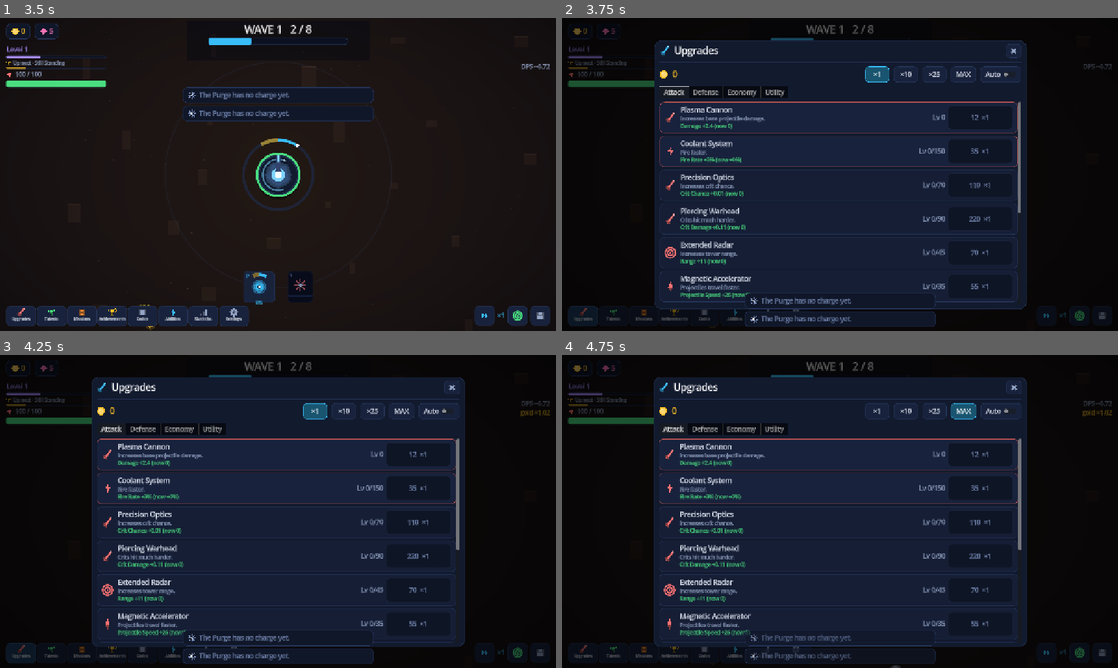
Above: before the commit, frames 1-4 (two rows, left to right).
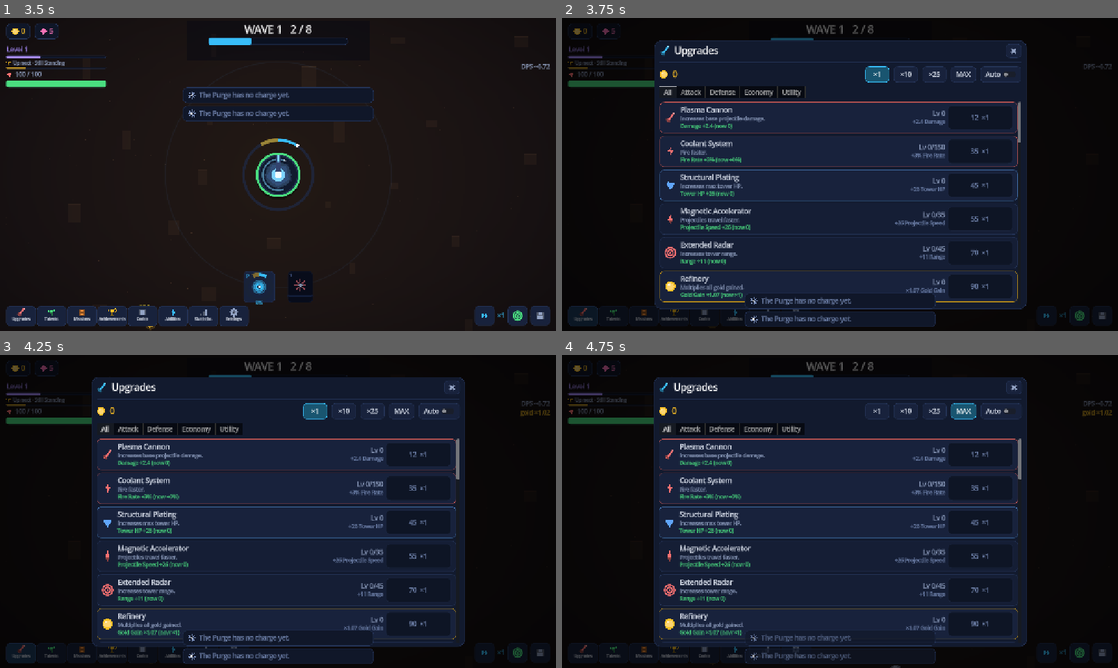
Above: after the commit, the same moments.

Repository: joabcostamd/joabcostamd
Game: Godot game, scene res://scenes/main.tscn
The game is run twice, just before and just after one commit, with the same random seed, the same clock (stepped at 60 frames per second) and the same inputs.
Inputs (mouse positions are in pixels of both pictures, inside the frame that each line leads up to):
- Up to frame 1 (3.5 s): click (539, 315) at 0.5 s; click "START" at 1.25 s; click (261, 287) at 2 s; click "1" at 2.75 s
- Up to frame 2 (3.75 s): click (584, 315) at 3.52 s
- Up to frame 3 (4.25 s): no input
- Up to frame 4 (4.75 s): click "MAX" at 4.25 s

Frame 1 is identical in both runs. In frame 2, 3.4% of the frame differs, in the area x 17-83%, y 21-91%; in frame 3, 3.4%; in frame 4, 3.4%.

Commit message:
feat: o painel de Melhorias para de esconder o que da para comprar
Quatro defeitos do painel mais aberto do jogo, todos no mesmo lugar.

Nao havia aba "Tudo". Para descobrir o que cabia no bolso era preciso passar por
sete abas, uma de cada vez — e como o ouro sobe o tempo todo, a resposta mudava
enquanto se procurava. Agora "Tudo" e a primeira aba e sai ordenada pelo custo
do proximo nivel: o que da para comprar fica em cima. A ordem e calculada na
montagem e nao se mexe com o painel aberto, porque linha que pula de lugar
sozinha enquanto o dedo desce a lista e pior do que uma ordem um pouco velha.

O painel esquecia a aba a cada abertura. Quem estava comprando Defesa reabria em
Ataque e procurava de novo, toda vez. Agora a escolha sobrevive — guardando o ID
da categoria, nao o indice, porque a lista de abas cresce com os desbloqueios.

Os lotes ×10 e ×25 TRAVAVAM em vez de degradar: com ouro para tres niveis o
botao ficava desligado e so voltando em ×1 dava para comprar. O modo de compra
em lote punia quem o escolhia. Agora o lote e um TETO — compra o que couber, ate
ele — e nunca cai abaixo de um.

E o botao dizia o preco e nunca o ganho. Comprar as cegas e o contrario de um
jogo de decisao: ao lado do custo agora fica o que aquele lote entrega, com o
numero exato ("+26 Vida da Torre", "×1,07 Ganho de Ouro").

A conta do lote virou funcao estatica (`quantidade_do_lote`) para o portao
perguntar direto: 20 assercoes novas, 493 no total.

Co-Authored-By: Claude Opus 5 <noreply@anthropic.com>
Claude-Session: https://claude.ai/code/session_01KjywRohvpoYfEskZwwMkww

Diff:
--- a/torre-eterna/data/i18n/panel_upgrades.json
+++ b/torre-eterna/data/i18n/panel_upgrades.json
@@ -1,46 +1,62 @@
 {
-  "upg_auto": {
-    "pt": "Auto",
-    "en": "Auto"
-  },
-  "upg_auto_dica": {
-    "pt": "Compra automática (desbloqueada na árvore de Fragmentos)",
-    "en": "Auto-buy (unlocked in the Shard tree)"
-  },
-  "upg_auto_bloqueado": {
-    "pt": "Compre 'Servo Automático' na árvore de Fragmentos",
-    "en": "Buy 'Auto Servitor' in the Shard tree"
-  },
-  "upg_max_curto": {
-    "pt": "MÁX",
-    "en": "MAX"
-  },
-  "upg_nv": {
-    "pt": "Nv {n}",
-    "en": "Lv {n}"
-  },
-  "upg_desbloqueia_onda": {
-    "pt": "Desbloqueia na onda {n}",
-    "en": "Unlocks at wave {n}"
-  },
-  "upg_desbloqueia_upg": {
-    "pt": "Desbloqueia com {u}",
-    "en": "Unlocks with {u}"
-  },
-  "upg_efeito_flat": {
-    "pt": "{s} +{v} (agora {t})",
-    "en": "{s} +{v} (now {t})"
-  },
-  "upg_efeito_pct": {
-    "pt": "{s} +{v} (agora +{t})",
-    "en": "{s} +{v} (now +{t})"
-  },
-  "upg_efeito_mult": {
-    "pt": "{s} ×{v} (agora ×{t})",
-    "en": "{s} ×{v} (now ×{t})"
-  },
-  "upg_desbloqueia_upg_nv": {
-    "pt": "Desbloqueia com {u} no nível {n}",
-    "en": "Unlocks with {u} at level {n}"
-  }
+ "upg_auto": {
+  "pt": "Auto",
+  "en": "Auto"
+ },
+ "upg_auto_dica": {
+  "pt": "Compra automática (desbloqueada na árvore de Fragmentos)",
+  "en": "Auto-buy (unlocked in the Shard tree)"
+ },
+ "upg_auto_bloqueado": {
+  "pt": "Compre 'Servo Automático' na árvore de Fragmentos",
+  "en": "Buy 'Auto Servitor' in the Shard tree"
+ },
+ "upg_max_curto": {
+  "pt": "MÁX",
+  "en": "MAX"
+ },
+ "upg_nv": {
+  "pt": "Nv {n}",
+  "en": "Lv {n}"
+ },
+ "upg_desbloqueia_onda": {
+  "pt": "Desbloqueia na onda {n}",
+  "en": "Unlocks at wave {n}"
+ },
+ "upg_desbloqueia_upg": {
+  "pt": "Desbloqueia com {u}",
+  "en": "Unlocks with {u}"
+ },
+ "upg_efeito_flat": {
+  "pt": "{s} +{v} (agora {t})",
+  "en": "{s} +{v} (now {t})"
+ },
+ "upg_efeito_pct": {
+  "pt": "{s} +{v} (agora +{t})",
+  "en": "{s} +{v} (now +{t})"
+ },
+ "upg_efeito_mult": {
+  "pt": "{s} ×{v} (agora ×{t})",
+  "en": "{s} ×{v} (now ×{t})"
+ },
+ "upg_desbloqueia_upg_nv": {
+  "pt": "Desbloqueia com {u} no nível {n}",
+  "en": "Unlocks with {u} at level {n}"
+ },
+ "upg_aba_tudo": {
+  "pt": "Tudo",
+  "en": "All"
+ },
+ "upg_ganho_flat": {
+  "pt": "+{v} {s}",
+  "en": "+{v} {s}"
+ },
+ "upg_ganho_pct": {
+  "pt": "+{v} {s}",
+  "en": "+{v} {s}"
+ },
+ "upg_ganho_mult": {
+  "pt": "×{v} {s}",
+  "en": "×{v} {s}"
+ }
 }
--- a/torre-eterna/scripts/ui/panel_upgrades.gd
+++ b/torre-eterna/scripts/ui/panel_upgrades.gd
@@ -8,6 +8,13 @@
 var rolagem: ScrollContainer
 var lote := 1                  # 1 · 10 · 25 · -1 (máx)
 var cat_atual := 0
+## A aba escolhida sobrevive ao fechar do painel. `montar()` roda inteiro a cada
+## abertura, entao o painel voltava sempre para a primeira categoria: quem estava
+## comprando Defesa reabria em Ataque e tinha que procurar de novo, toda vez.
+## Guardamos o ID, nao o indice: a lista de categorias cresce com os desbloqueios
+## e um indice guardado apontaria para outra aba depois.
+static var ultima_aba_id := ""
+const ABA_TUDO := "__tudo"
 var linhas := {}
 var lbl_ouro: Label
 var botoes_lote := []
@@ -55,14 +62,27 @@
 	abas = TabBar.new()
 	abas.clip_tabs = false
 	cats = []
+	# A ABA "TUDO" VEM PRIMEIRO. Sem ela, descobrir o que da para comprar agora
+	# custava passar por sete abas, uma de cada vez, sempre que o ouro subia — e
+	# o ouro sobe o tempo todo. Aqui a lista sai ordenada pelo custo do proximo
+	# nivel, entao o que cabe no bolso fica em cima.
+	cats.append({"id": ABA_TUDO, "nome": Txt.t("upg_aba_tudo"), "nomeEn": Txt.t("upg_aba_tudo")})
+	abas.add_tab(Txt.t("upg_aba_tudo"))
 	for cat in Dados.categorias_upgrade:
 		var req = cat.get("requer", null)
 		if req is Dictionary and int(jogo.s["onda_maxima_global"]) < int(req.get("onda", 0)):
 			continue
 		cats.append(cat)
 		abas.add_tab(txt(cat, "nome"))
+	cat_atual = 0
+	for i in cats.size():
+		if str(cats[i].get("id", "")) == ultima_aba_id:
+			cat_atual = i
+			break
+	abas.current_tab = cat_atual
 	abas.tab_changed.connect(func(i):
 		cat_atual = i
+		ultima_aba_id = str(cats[clampi(i, 0, cats.size() - 1)].get("id", ""))
 		_reconstruir())
 	c.add_child(abas)
 
@@ -86,13 +106,34 @@
 	if cats.is_empty():
 		return
 	var cat_id := str(cats[clampi(cat_atual, 0, cats.size() - 1)].get("id", ""))
+	var pedido: Array = []
 	for def in Dados.upgrades:
-		if str(def.get("cat", "")) != cat_id:
-			continue
+		if cat_id != ABA_TUDO and str(def.get("cat", "")) != cat_id:
+			continue
+		pedido.append(def)
+	if cat_id == ABA_TUDO:
+		# Ordena pelo custo do PROXIMO nivel, do mais barato para o mais caro. A
+		# ordem e calculada na montagem e nao se mexe enquanto o painel esta
+		# aberto: linha que pula de lugar sozinha enquanto o dedo desce a lista e
+		# pior do que uma ordem um pouco velha.
+		pedido.sort_custom(func(a, b): return _peso_na_lista(a) < _peso_na_lista(b))
+	for def in pedido:
 		if not jogo.upgrade_disponivel(def):
 			_linha_bloqueada(def)
 			continue
 		_linha_upgrade(def)
+
+## Chave de ordenacao da aba "Tudo": no maximo e bloqueado afundam, o resto sobe
+## pelo custo. O custo e log10, entao somar 1e6 joga para o fim sem risco.
+func _peso_na_lista(def: Dictionary) -> float:
+	var id := str(def.get("id", ""))
+	if not jogo.upgrade_disponivel(def):
+		return 2.0e6
+	var nivel := int(jogo.s["upgrades"].get(id, 0))
+	var maxn: int = jogo.teto_upgrade(def)
+	if maxn >= 0 and nivel >= maxn:
+		return 1.0e6
+	return jogo.custo_upgrade(def, nivel)
 
 func _linha_bloqueada(def: Dictionary) -> void:
 	var l := linha("cadeado", UI.TEXTO3)
@@ -131,8 +172,18 @@
 	var efeito := UI.rotulo("", 12, UI.VERDE)
 	l["textos"].add_child(efeito)
 
+	var col := UI.vbox(1)
+	col.alignment = BoxContainer.ALIGNMENT_CENTER
 	var nivel := UI.rotulo("", 15, UI.TEXTO2)
-	l["direita"].add_child(nivel)
+	nivel.horizontal_alignment = HORIZONTAL_ALIGNMENT_RIGHT
+	col.add_child(nivel)
+	# O BOTAO DIZIA O PRECO E NUNCA O QUE VOCE LEVA. Comprar as cegas e o
+	# contrario de um jogo de decisao: aqui fica, ao lado do custo, o ganho
+	# exato do lote selecionado.
+	var ganho := UI.rotulo("", 12, UI.VERDE)
+	ganho.horizontal_alignment = HORIZONTAL_ALIGNMENT_RIGHT
+	col.add_child(ganho)
+	l["direita"].add_child(col)
 	var b := UI.botao("", func(): _comprar(id))
 	b.custom_minimum_size = Vector2(150, 46)
 	l["direita"].add_child(b)
@@ -141,7 +192,8 @@
 		l["caixa"].add_theme_stylebox_override("panel", UI.caixa(UI.PAINEL2, 10, 1, cor.darkened(0.3)))
 
 	lista.add_child(l["caixa"])
-	linhas[id] = {"def": def, "botao": b, "nivel": nivel, "efeito": efeito, "caixa": l["caixa"]}
+	linhas[id] = {"def": def, "botao": b, "nivel": nivel, "efeito": efeito, "ganho": ganho,
+		"caixa": l["caixa"]}
 
 func _icone_de(def: Dictionary) -> String:
 	match str(def.get("id", "")):
@@ -193,16 +245,48 @@
 			b.text = Txt.t("maximo")
 			b.disabled = true
 			continue
-		var n: int = 1
-		if lote < 0:
-			n = maxi(1, int(jogo.max_upgrade(def, nivel)))
-		else:
-			n = lote if maxn < 0 else mini(lote, maxn - nivel)
+		# O LOTE DEGRADA, NAO TRAVA. Com "×25" escolhido e ouro para tres, o
+		# botao ficava desligado e o jogador tinha que voltar em "×1" para
+		# comprar — o modo de compra em lote punia quem o escolhia. Agora o lote
+		# e um TETO: compra o que couber, ate ele.
+		var cabe: int = maxi(1, int(jogo.max_upgrade(def, nivel)))
+		var n := quantidade_do_lote(lote, nivel, maxn, cabe)
 		var custo := Big.geo_sum(float(def.get("base", 1)), float(def.get("cresc", 1.1)), nivel, n)
 		var pode := Big.gte(jogo.s["moedas"]["ouro"], custo)
 		b.disabled = not pode
 		b.text = "%s  ×%d" % [Fmt.big(custo), n]
 		b.add_theme_color_override("font_color", UI.TEXTO if pode else UI.TEXTO3)
+		r["ganho"].text = _texto_ganho(def, nivel, n)
+		r["ganho"].add_theme_color_override("font_color", UI.VERDE if pode else UI.TEXTO3)
+
+## Quantos niveis este clique compra. Estatica para o portao poder perguntar
+## direto, sem montar painel: e ela que garante que o lote DEGRADA em vez de
+## travar.
+static func quantidade_do_lote(lote_v: int, nivel: int, maxn: int, cabe: int) -> int:
+	if lote_v < 0:
+		return maxi(1, cabe)
+	var n := lote_v if maxn < 0 else mini(lote_v, maxn - nivel)
+	return maxi(1, mini(n, cabe))
+
+## O que ESTA compra entrega — o delta de `n` niveis a partir do nivel atual.
+func _texto_ganho(def: Dictionary, nivel: int, n: int) -> String:
+	var partes: Array = []
+	for item in def.get("efeito", []):
+		var ef: Dictionary = item
+		if not ef.has("stat"):
+			continue
+		var sd: Dictionary = Dados.stat_defs.get(str(ef["stat"]), {})
+		var nome := txt(sd, "nome")
+		var v := float(ef.get("valor", 0.0))
+		match str(ef.get("tipo", "flat")):
+			"flat":
+				partes.append(Txt.f("upg_ganho_flat", {"v": Fmt.num(v * float(n), 2), "s": nome}))
+			"pct":
+				partes.append(Txt.f("upg_ganho_pct", {"v": Fmt.pct(v * float(n)), "s": nome}))
+			"mult":
+				partes.append(Txt.f("upg_ganho_mult", {
+					"v": Fmt.big(Big.pow_n(Big.from(v), float(n))), "s": nome}))
+	return "  ·  ".join(partes)
 
 func _texto_efeito(def: Dictionary, nivel: int) -> String:
 	var partes: Array = []
--- a/torre-eterna/tools/suites/testes.gd
+++ b/torre-eterna/tools/suites/testes.gd
@@ -44,6 +44,7 @@
 	t_nada_mudo()
 	t_elites()
 	t_mira()
+	t_painel_melhorias()
 	t_rodape()
 	t_teto()
 	t_defesa()
@@ -88,7 +89,7 @@
 		"Mods": 19, "Numeros de dano": 2, "Offline": 6,
 		"Ondas": 12, "Pista de ouro": 3, "Prestígio": 25,
 		"Progresso": 14, "Saque": 8, "Save": 41,
-		"Rodape": 26, "Sistemas": 6, "StatEngine": 5, "Teto": 25, "Áudio": 16,
+		"Painel de melhorias": 20, "Rodape": 26, "Sistemas": 6, "StatEngine": 5, "Teto": 25, "Áudio": 16,
 	}
 	for nome_g in minimo_por_grupo:
 		var rodou := int(por_grupo.get(nome_g, 0))
@@ -1267,6 +1268,39 @@
 	perto_e.intangivel = 0.0
 	arena.limpar_inimigos()
 
+## --------------------------------------------------------- painel de melhorias
+func t_painel_melhorias() -> void:
+	g("Painel de melhorias")
+	var P := load("res://scripts/ui/panel_upgrades.gd") as GDScript
+	ok("panel_upgrades.gd carrega", P != null)
+	if P == null:
+		return
+	# O LOTE DEGRADA, NAO TRAVA. Com "x25" escolhido e ouro para tres, o botao
+	# ficava desligado e so voltando para "x1" dava para comprar: o modo de
+	# compra em lote punia quem o escolhia.
+	ok("x25 com ouro para 3 compra 3", P.quantidade_do_lote(25, 0, -1, 3) == 3)
+	ok("x25 com ouro para 40 compra 25", P.quantidade_do_lote(25, 0, -1, 40) == 25)
+	ok("x10 respeita o teto da melhoria", P.quantidade_do_lote(10, 95, 100, 999) == 5)
+	ok("x10 respeita o bolso E o teto", P.quantidade_do_lote(10, 95, 100, 2) == 2)
+	ok("o lote nunca cai para zero", P.quantidade_do_lote(25, 0, -1, 0) == 1)
+	ok("MAX compra o que couber", P.quantidade_do_lote(-1, 0, -1, 137) == 137)
+	ok("MAX sem ouro ainda oferece 1", P.quantidade_do_lote(-1, 0, -1, 0) == 1)
+	ok("melhoria sem teto nao limita o lote", P.quantidade_do_lote(10, 500, -1, 999) == 10)
+
+	var txt_p := _ler("res://scripts/ui/panel_upgrades.gd")
+	# A aba "Tudo" e a memoria da aba: sem as duas, achar o que da para comprar
+	# custava sete cliques, e o painel voltava para a primeira categoria toda vez.
+	ok("existe a aba Tudo", txt_p.contains("ABA_TUDO"))
+	ok("a aba Tudo entra antes das categorias", txt_p.contains("abas.add_tab(Txt.t(\"upg_aba_tudo\"))"))
+	ok("a aba escolhida sobrevive ao fechar", txt_p.contains("static var ultima_aba_id"))
+	ok("...e e restaurada ao montar", txt_p.contains("abas.current_tab = cat_atual"))
+	ok("a aba Tudo ordena pelo custo", txt_p.contains("_peso_na_lista"))
+	# O botao dizia o preco e nunca o ganho.
+	ok("a linha tem rotulo de ganho", txt_p.contains("_texto_ganho("))
+	ok("o ganho e atualizado a cada ciclo", txt_p.contains('r["ganho"].text = _texto_ganho('))
+	for chave in ["upg_aba_tudo", "upg_ganho_flat", "upg_ganho_pct", "upg_ganho_mult"]:
+		ok("a chave %s existe nos dois idiomas" % chave, Txt.t(str(chave)) != str(chave))
+
 ## ------------------------------------------------------------ rodape do HUD
 func t_rodape() -> void:
 	g("Rodape")
Not shown, changed: torre-eterna/AGENTS.md
Not shown, changed: torre-eterna/README.md
Not shown, changed: torre-eterna/docs/QUALIDADE.md
